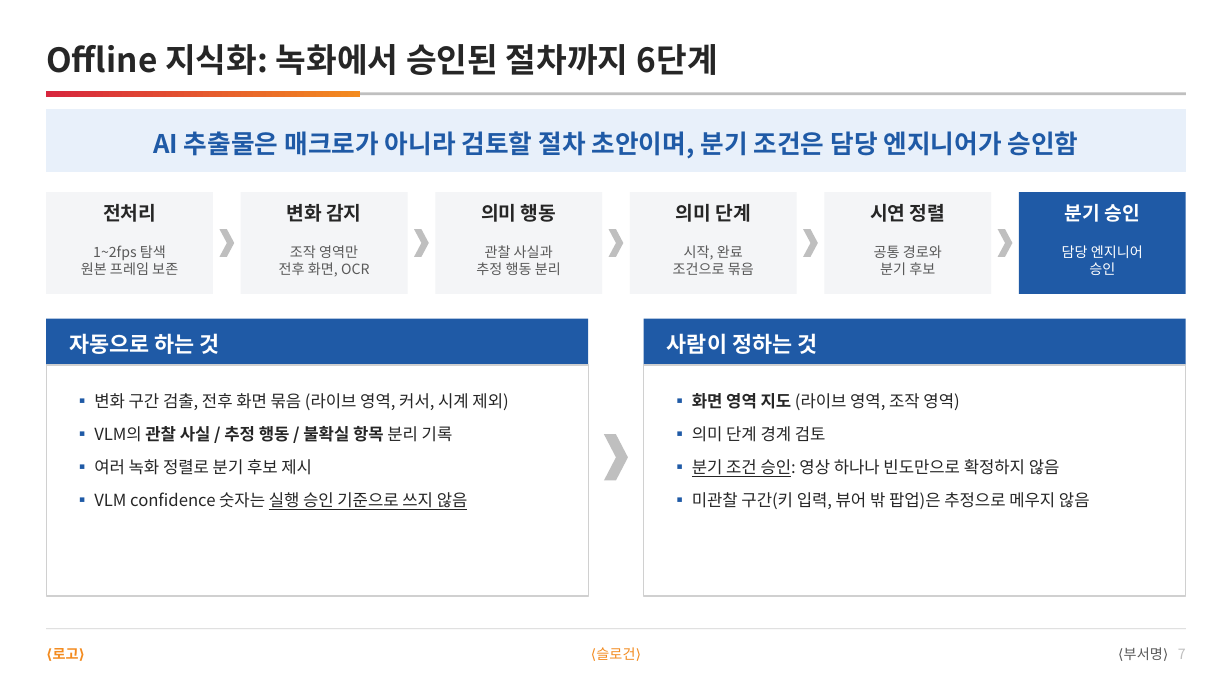
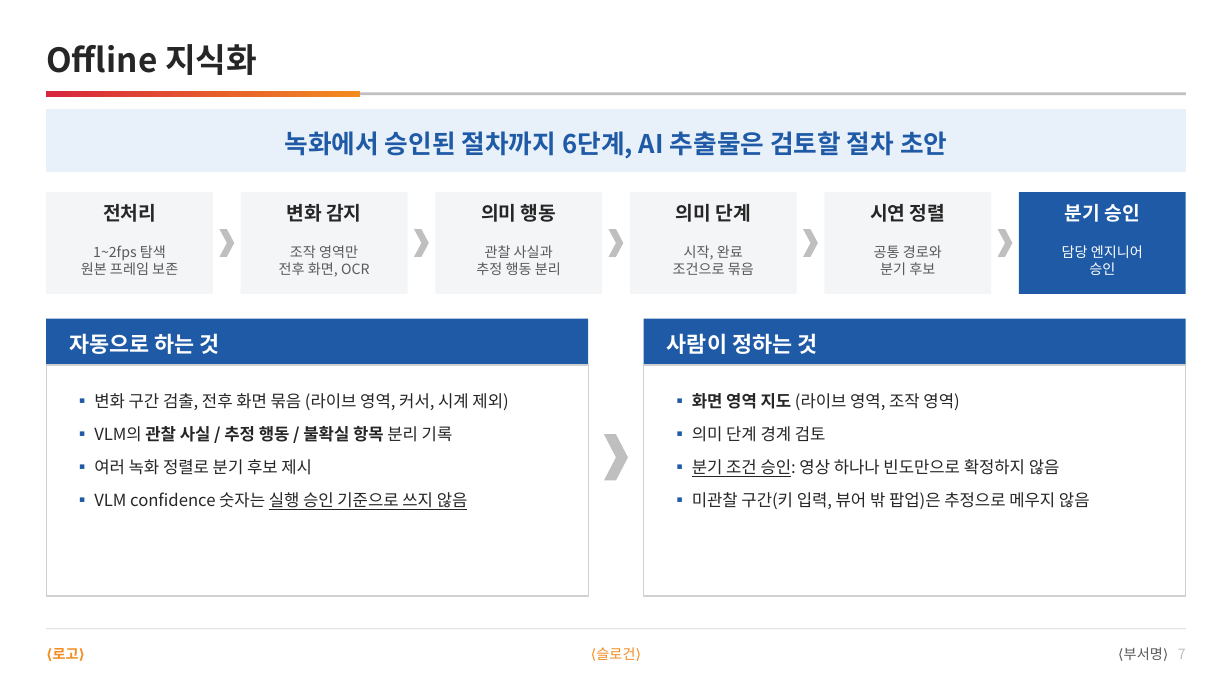
Before and after one commit to DarrenKoi/pm_notes, a slide deck: slide 7 of my-task/arc-tf/deliverables/arc-tf-team-full.pptx. Drawn at 1232x693 pixels with LibreOffice and Linux fonts; fonts in the diff are those of the drawing. Boxes give left, top, right and bottom in pixels: in the first picture for what was removed or moved away, otherwise in the second. Text is boxed around its words. In the diff, an @@ line names an element or a change of style, - is before the commit and + after.

```diff
--- a/my-task/arc-tf/deliverables/arc-tf-team-full.pptx
+++ b/my-task/arc-tf/deliverables/arc-tf-team-full.pptx
@@ text at (46,44,257,75): text changed @@
-Offline 지식화: 녹화에서 승인된 절차까지 6단계
+Offline 지식화
@@ text at (284,131,947,159): text changed @@
-AI 추출물은 매크로가 아니라 검토할 절차 초안이며, 분기 조건은 담당 엔지니어가 승인함
+녹화에서 승인된 절차까지 6단계, AI 추출물은 검토할 절차 초안
```
Also in this commit, not shown: 5 other slides changed, 8 other files.
